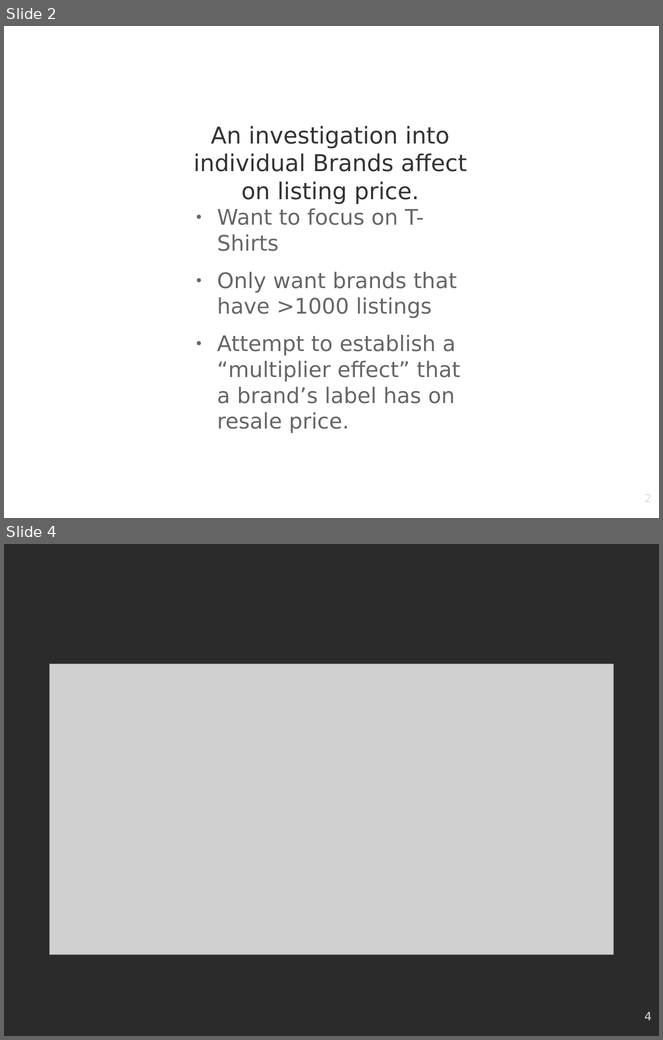
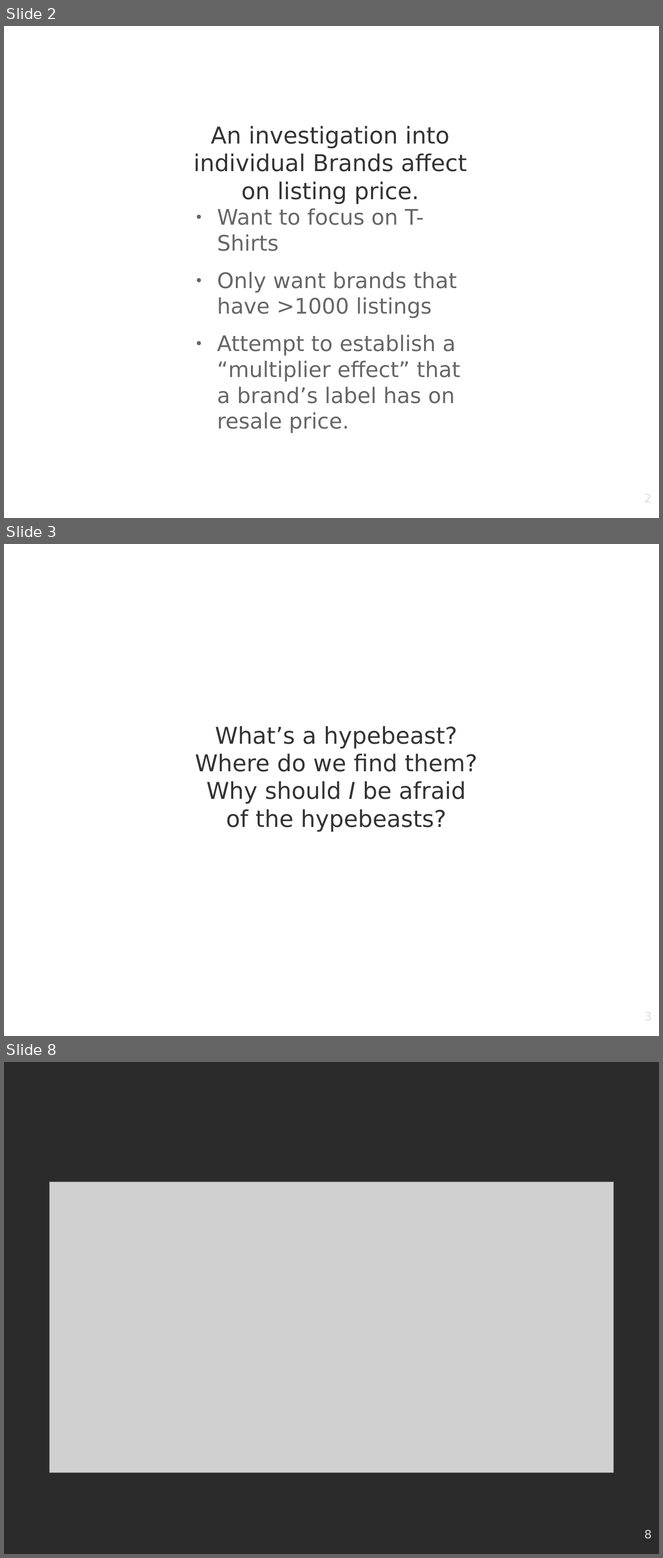
Before and after one commit to saudino480/HypeBeast, a slide deck: hypebeast_presentation.odp. Shown one above the other, each under a label of ours: slides 2 and 4 before the commit, slides 2, 3 and 8 after it; the slides between them are not shown. The pictures are 663x1040 and 663x1558 pixels, drawn with LibreOffice and Linux fonts; fonts in the diff are those of the drawing; grey boxes stand for pictures; background and template pictures are left out; a plain dark background stands for a picture behind light text. Boxes give left, top, right and bottom in pixels: in the first picture for what was removed or moved away, otherwise in the second. Text is boxed around its words. In the diff, an @@ line names an element or a change of style, - is before the commit and + after.

```diff
--- a/hypebeast_presentation.odp
+++ b/hypebeast_presentation.odp
@@ slide 3 added at box(4, 544, 659, 1036), background picture (left out) @@
@@ title added at box(195, 726, 478, 832), 28 pt, text #333333 @@
+What’s a hypebeast?
+Where do we find them?
+Why should I be afraid of the hypebeasts?
@@ page number added at box(499, 1009, 652, 1036), 14 pt, text #DDDDDD @@
+3
@@ what was slide 4 is now slide 8 @@
@@ page number at box(645, 1529, 652, 1539): text changed @@
-4
+8
```
Also in this commit, not shown: 2 slides changed, 3 other slides added.
